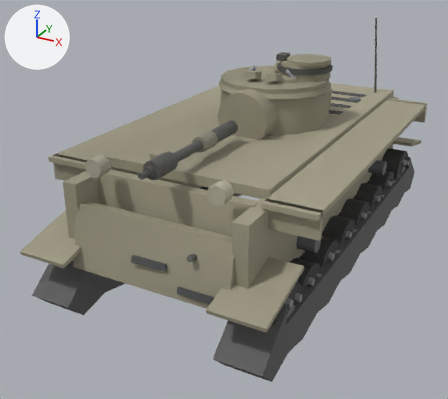
A saved change to the glTF model client/assets/models/chiha.glb.
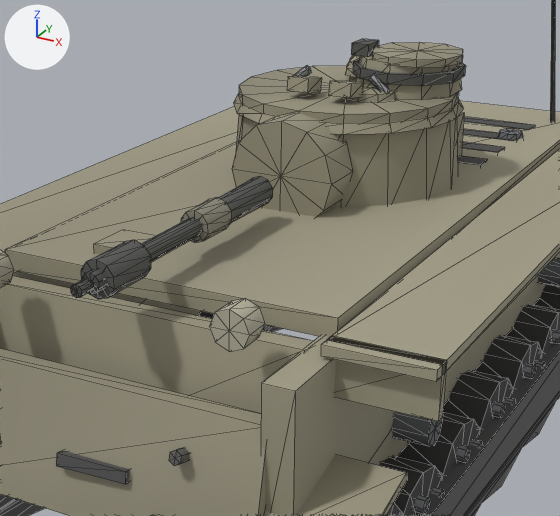
Each version is shown whole from a camera (50 mm lens) standing at (3.48, -7.48, 4.3) and looking at (-0.33, -0.55, 0.84), then close up on the part from 23% to 85% of the width and 8% to 72% of the height. Arrows for +X, +Y and +Z are at upper left; the lights stay in place. The older version's two pictures come first. The close-ups show mesh edges as thin lines. Where no turn or scale is listed for an object, it has been applied to the vertices. Vertices at exactly the same position are counted once.

Names of what the first close-up shows: 'barrel', 'glacis', 'hullSide', 'hullTop', 'lowerPlate', 'mantlet', 'tracks', 'turretFront', 'turretRoof', 'wheel10', 'wheel11', 'wheel12' and 8 more.
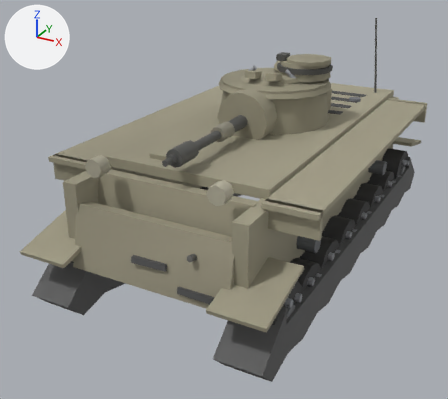
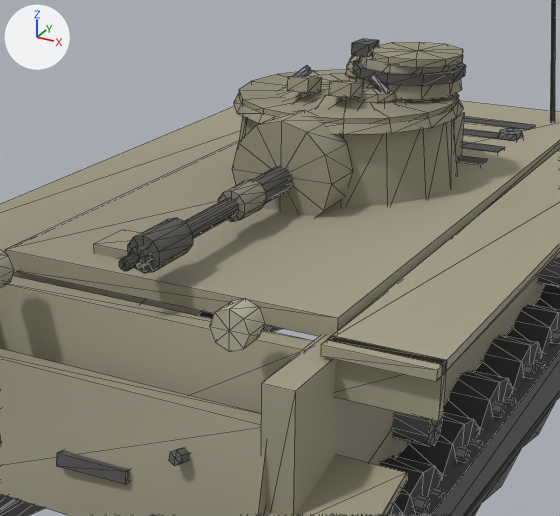
The edits, one by one:
me_mesh_25 is used by ob_turretroof; location (0.0, 0.3, 1.76).
me_mesh_25 had 217 vertices, 380 faces and spanned x -0.741..0.741, y -0.741..0.741, z 0.56..0.96.
me_mesh_25 now has 253 vertices, 444 faces and spans x -0.741..0.741, y -0.741..0.741, z 0.539..0.96.
me_mesh_25 part 1: the loose piece of 36 vertices spanning x -0.741..0.741, y -0.741..0.741, z 0.56..0.66 is scaled about its middle by (1, 1, 0.8), then moved by (0.0, 0.0, -0.02).
me_mesh_25 part 2: a new loose piece of 36 vertices spanning x -0.686..0.686, y -0.686..0.686, z 0.539..0.682, in mat_turretroof_mat.
Object 'barrel' (ob_barrel) moves from (0.0, -0.98, 2.035) to (0.0, -0.56, 2.035).

Where the change shows, as pixel boxes (x1, y1, x2, y2) in the close-ups (560 x 516 px; the box of a moved part takes in the faces that stretch with it):
'barrel', moved
    before: (71, 176, 273, 299)
    after: (119, 166, 292, 273)
part 1 of me_mesh_25, moved or reshaped
    before: (239, 66, 459, 124)
    after: (239, 70, 459, 124)
part 2 of me_mesh_25, added
    after: (278, 74, 413, 109)
